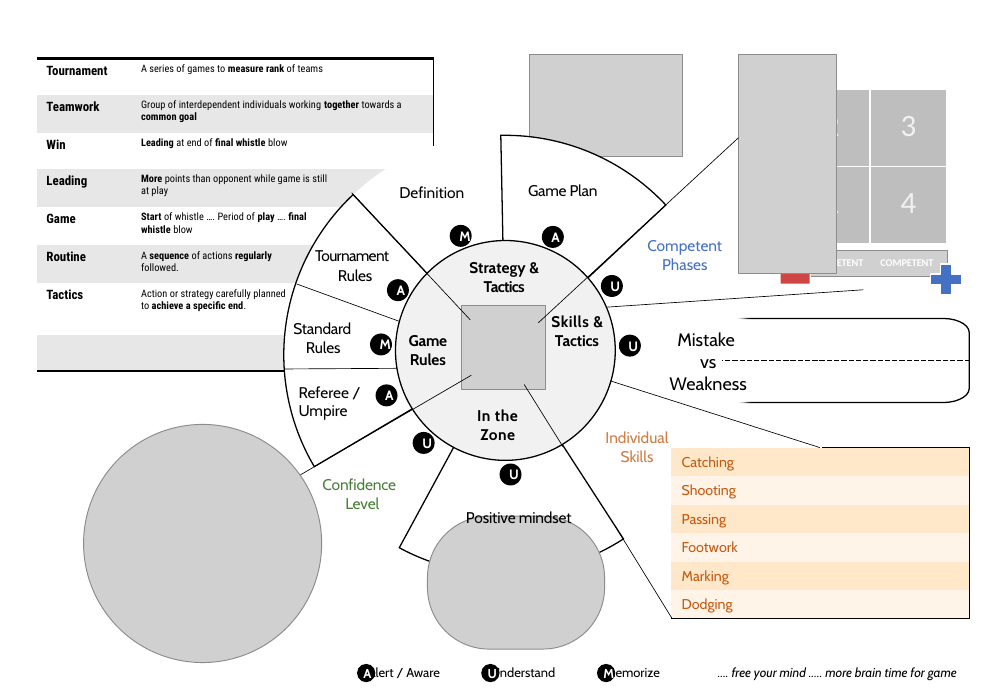
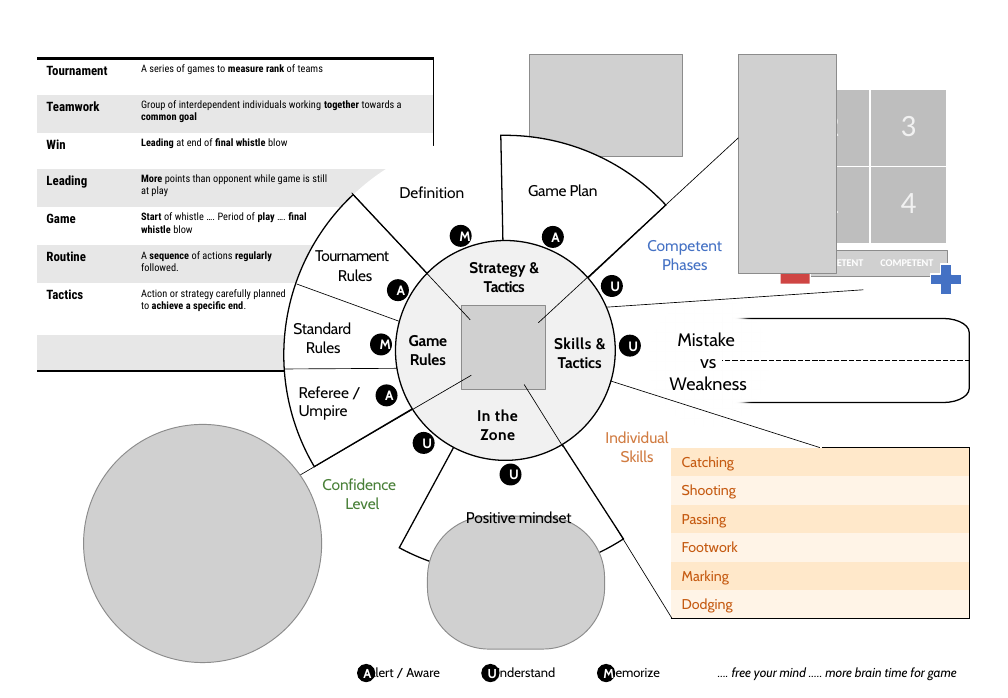
Before and after one commit to a-faros/base, a slide deck: slide 8 of MentalFitness/MentalFitness.pptx (slide 7 before the commit). Drawn at 1008x698 pixels with LibreOffice and Linux fonts; fonts in the diff are those of the drawing; grey boxes stand for pictures. Boxes give left, top, right and bottom in pixels: in the first picture for what was removed or moved away, otherwise in the second. Text is boxed around its words. In the diff, an @@ line names an element or a change of style, - is before the commit and + after.

```diff
--- a/MentalFitness/MentalFitness.pptx
+++ b/MentalFitness/MentalFitness.pptx
@@ text "Skills & Tactics": place and size @@
-text "Skills & Tactics" at bbox=[551, 315, 599, 346]
+text "Skills & Tactics" at bbox=[554, 337, 602, 368]
```
Also in this commit, not shown: 1 other slide changed, 2 slides added.
